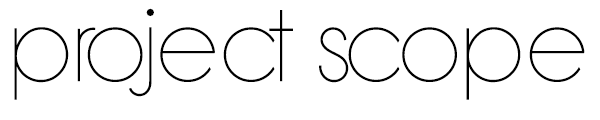
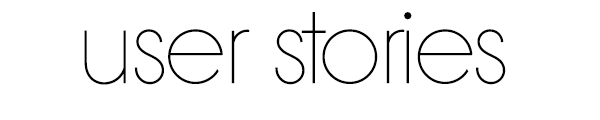
Layer changes from the first 600×120 image to the second:
renamed "project scope" to "user stories", painted on it over [14,8,585,100]
